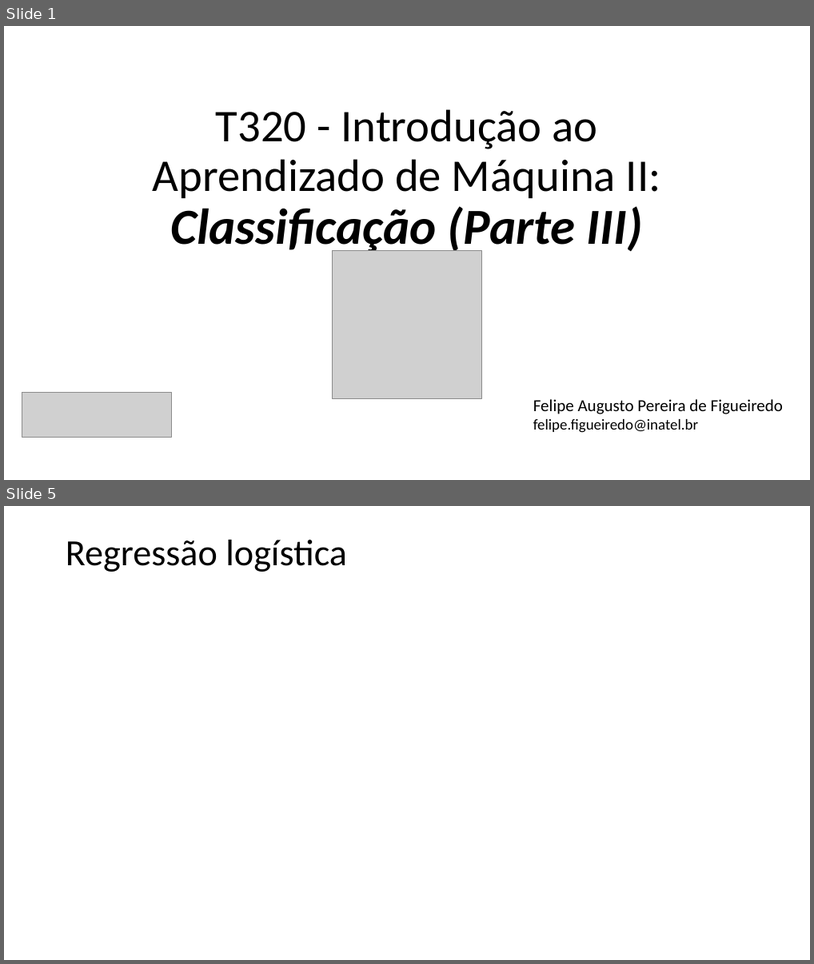
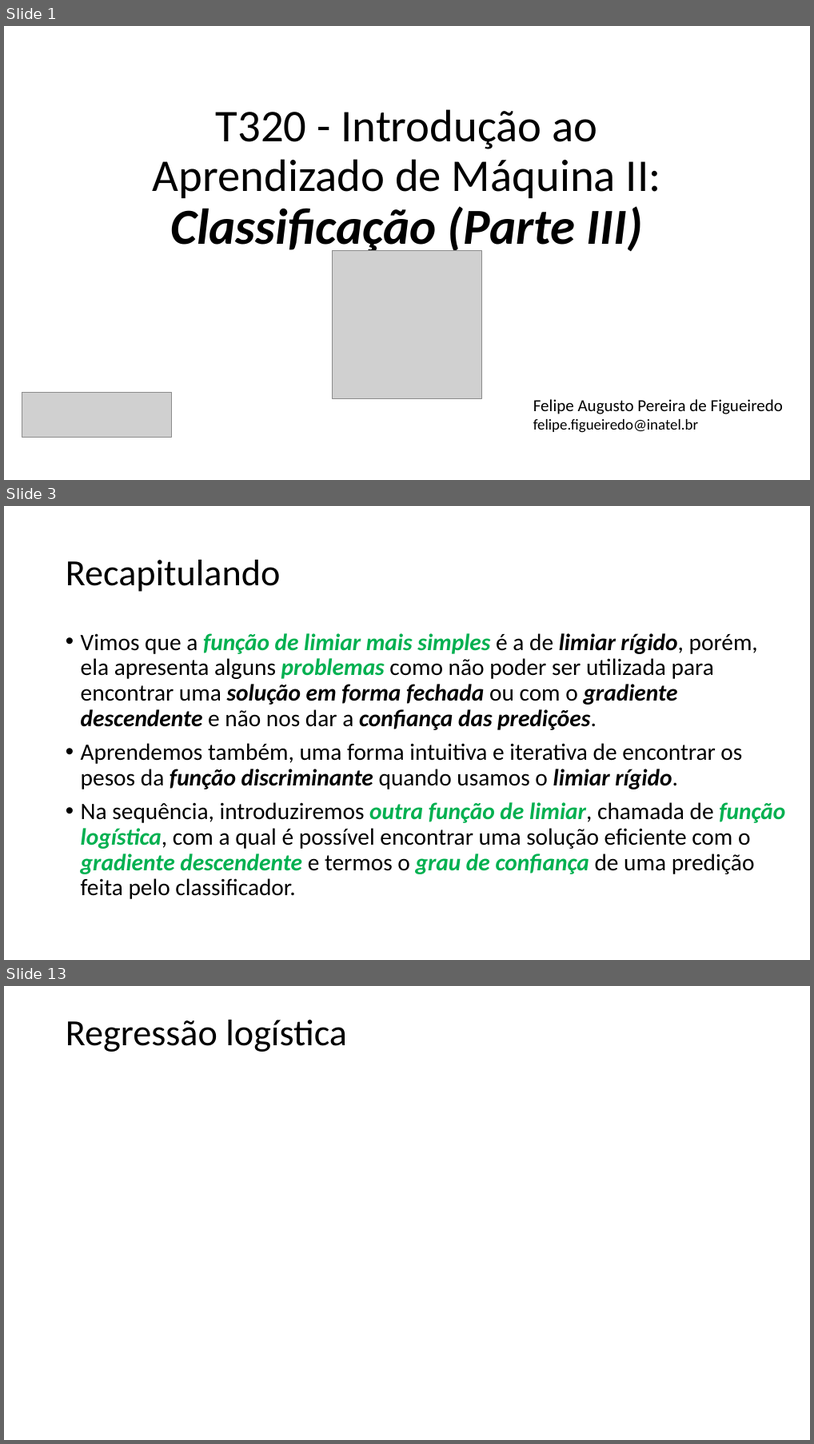
Before and after one commit to zz4fap/t320_aprendizado_de_maquina, a slide deck: slides/T320_Classificação (Parte III).pptx. Shown one above the other, each under a label of ours: slides 1 and 5 before the commit, slides 1, 3 and 13 after it; the slides between them are not shown. The pictures are 814x964 and 814x1444 pixels, drawn with LibreOffice and Linux fonts; fonts in the diff are those of the drawing; grey boxes stand for pictures. Boxes give left, top, right and bottom in pixels: in the first picture for what was removed or moved away, otherwise in the second. Text is boxed around its words. In the diff, an @@ line names an element or a change of style, - is before the commit and + after.

```diff
--- a/slides/T320_Classificação (Parte III).pptx
+++ b/slides/T320_Classificação (Parte III).pptx
@@ slide 3 added at [4, 506, 810, 960], background #FFFFFF @@
@@ title added at [66, 560, 281, 592], 44 pt, text #000000 @@
+Recapitulando
@@ text added at [81, 633, 786, 899], 28 pt, text #000000 @@
+• Vimos que a função de limiar mais simples é a de limiar rígido, porém, ela apresenta alguns problemas como não poder ser utilizada para encontrar uma solução em forma fechada ou com o gradiente descendente e não nos dar a confiança das predições.
+• Aprendemos também, uma forma intuitiva e iterativa de encontrar os pesos da função discriminante quando usamos o limiar rígido.
+• Na sequência, introduziremos outra função de limiar, chamada de função logística, com a qual é possível encontrar uma solução eficiente com o gradiente descendente e termos o grau de confiança de uma predição feita pelo classificador.
@@ what was slide 5 is now slide 13 @@
```
Also in this commit, not shown: 3 slides changed, 7 other slides added, 8 other files.
